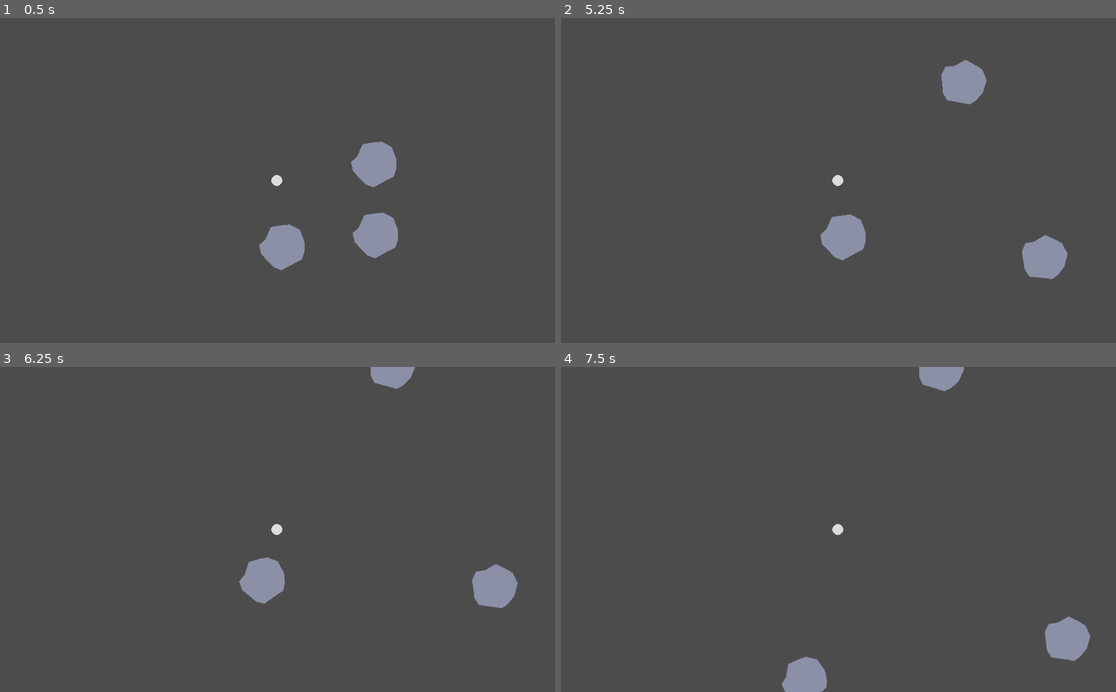
Above: before the commit, frames 1-4 (two rows, left to right).
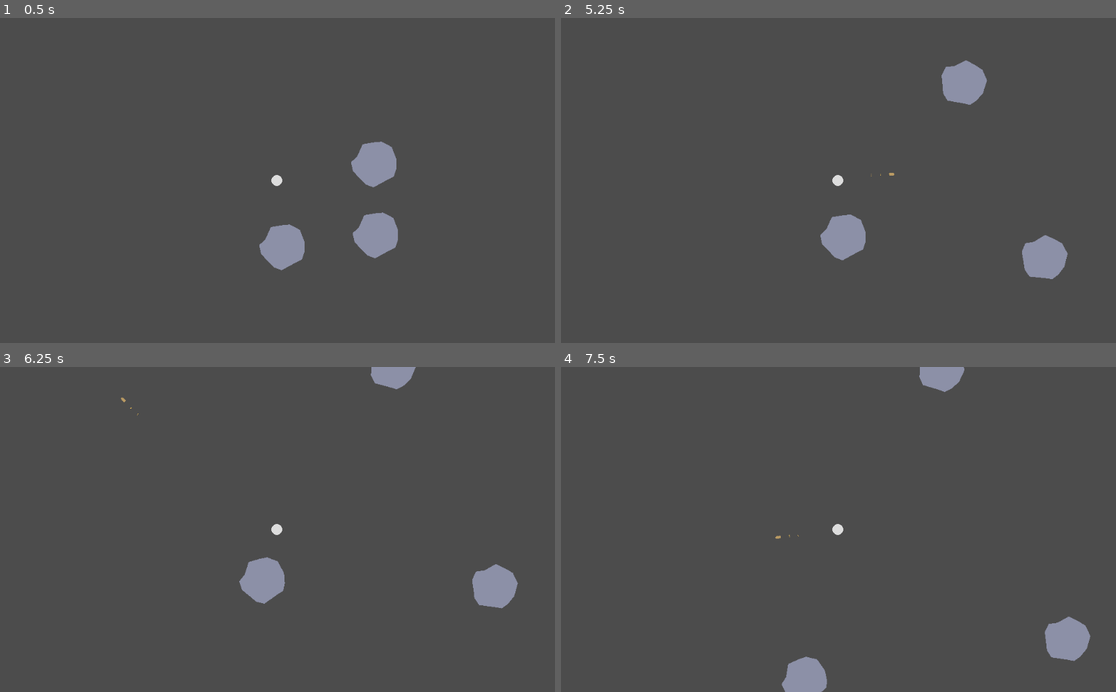
Above: after the commit, the same moments.

Repository: JeanShark-dev/godot-rock-survival
Game: Godot game, scene res://Main.tscn
Same seed, same stepped clock (60 frames per second), same inputs: the game is played once before the commit and once after it.
Inputs (mouse positions are in pixels of both pictures, inside the frame that each line leads up to):
- Up to frame 1 (0.5 s): no input
- Up to frame 2 (5.25 s): tap Enter at 0.5 s; move the mouse to (960, 164) at 0.52 s; hold D (gp_right) 0.53-1.28 s; click (960, 164) at 0.6 s; move the mouse to (727, 196) at 1.27 s; hold S (gp_down) 1.28-2.03 s; click (727, 196) at 1.35 s; move the mouse to (894, 109) at 2.02 s; hold D (gp_right) 2.03-2.78 s; click (894, 109) at 2.1 s; move the mouse to (810, 245) at 2.77 s; hold W (gp_up) 2.78-3.53 s; click (810, 245) at 2.85 s; move the mouse to (1005, 229) at 3.52 s; hold A (gp_left) 3.53-5.03 s; click (1005, 229) at 3.6 s; move the mouse to (672, 131) at 4.27 s; click (672, 131) at 4.35 s; move the mouse to (866, 180) at 5.02 s; hold S (gp_down) from 5.03 s (still down); click (866, 180) at 5.1 s
- Up to frame 3 (6.25 s): move the mouse to (194, 448) at 5.77 s; release S (gp_down) at 5.78 s; hold D (gp_right) from 5.78 s (still down); click (194, 448) at 5.85 s
- Up to frame 4 (7.5 s): move the mouse to (960, 513) at 6.52 s; release D (gp_right) at 6.53 s; hold W (gp_up) 6.53-7.28 s; click (960, 513) at 6.6 s; move the mouse to (727, 545) at 7.27 s; hold D (gp_right) from 7.28 s (still down); click (727, 545) at 7.35 s

Frame 1 is identical in both runs. In frame 2, less than 0.1% of the frame differs, in the area x 55-77%, y 12-49%; in frame 3, less than 0.1%; in frame 4, less than 0.1%.
Error before the commit: Invalid operands 'Nil' and 'int' in operator '>'. (res://Gun9mm.gd:14)

Commit message:
fixed gun fire rate
þe 9mm test gun now has to rechamber before firing again

Diff:
--- a/Gun9mm.gd
+++ b/Gun9mm.gd
@@ -1,9 +1,11 @@
 extends Node2D
 var shoot
-var rechamberTime
-export (float) var rechamberTimeMax
+var rechamberTime = 0
+export (float) var rechamberTimeMax = 1
 export (PackedScene) var Bullet
 onready var BulletContainer = get_node("..")
+
+
 
 func _shoot():
 	var pew = Bullet.instance()
@@ -11,10 +13,12 @@
 	pew.shoot(get_global_mouse_position(), position)
 
 func _process(delta):
+	print(rechamberTime)
+	if rechamberTime < 0:
+		rechamberTime = 0
 	if rechamberTime > 0:
-		rechamberTime = 0
-	if rechamberTime < 0:
-		rechamberTime -= delta
-	if (Input.is_action_just_pressed("M1")):
+		rechamberTime -= 10*delta
+		pass
+	if (Input.is_action_just_pressed("M1") && rechamberTime == 0):
 		_shoot()
 		rechamberTime = rechamberTimeMax
--- a/Main.tscn
+++ b/Main.tscn
@@ -23,8 +23,6 @@
 
 [node name="ContextObstacle" parent="WorldContainer" instance=ExtResource( 2 )]
 position = Vector2( 11, 121 )
-collision_layer = 3
-collision_mask = 3
 physics_material_override = SubResource( 1 )
 
 [node name="ContextObstacle2" parent="WorldContainer" instance=ExtResource( 2 )]
